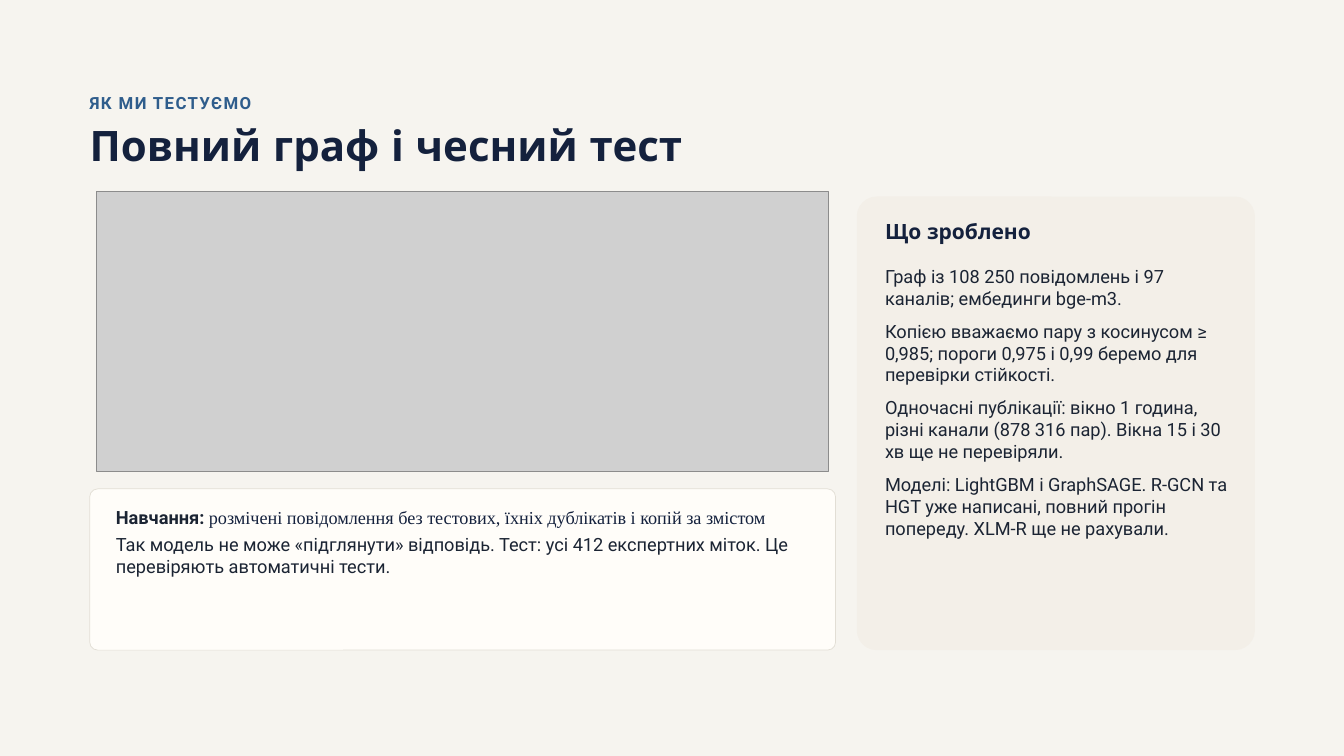
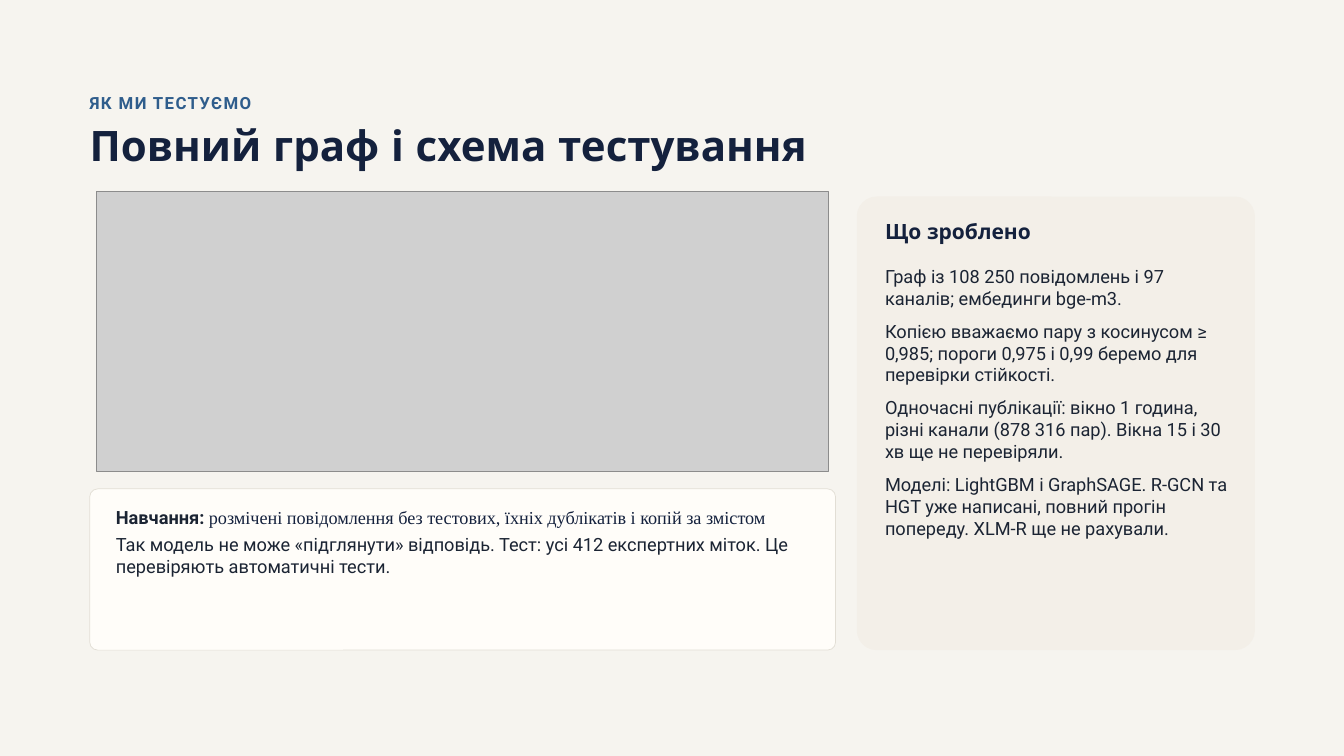
Before and after one commit to Obizonko/Dyplom2026, a slide deck: slide 15 of reports/Prezentatsiia_etap2.pptx. Drawn at 1344x756 pixels with LibreOffice and Linux fonts; fonts in the diff are those of the drawing; grey boxes stand for pictures. Boxes give left, top, right and bottom in pixels: in the first picture for what was removed or moved away, otherwise in the second. Text is boxed around its words. In the diff, an @@ line names an element or a change of style, - is before the commit and + after.

```diff
--- a/reports/Prezentatsiia_etap2.pptx
+++ b/reports/Prezentatsiia_etap2.pptx
@@ title at box(90, 128, 807, 171): text changed @@
-Повний граф і чесний тест
+Повний граф і схема тестування
```
Also in this commit, not shown: 2 other slides changed, 3 other files.
